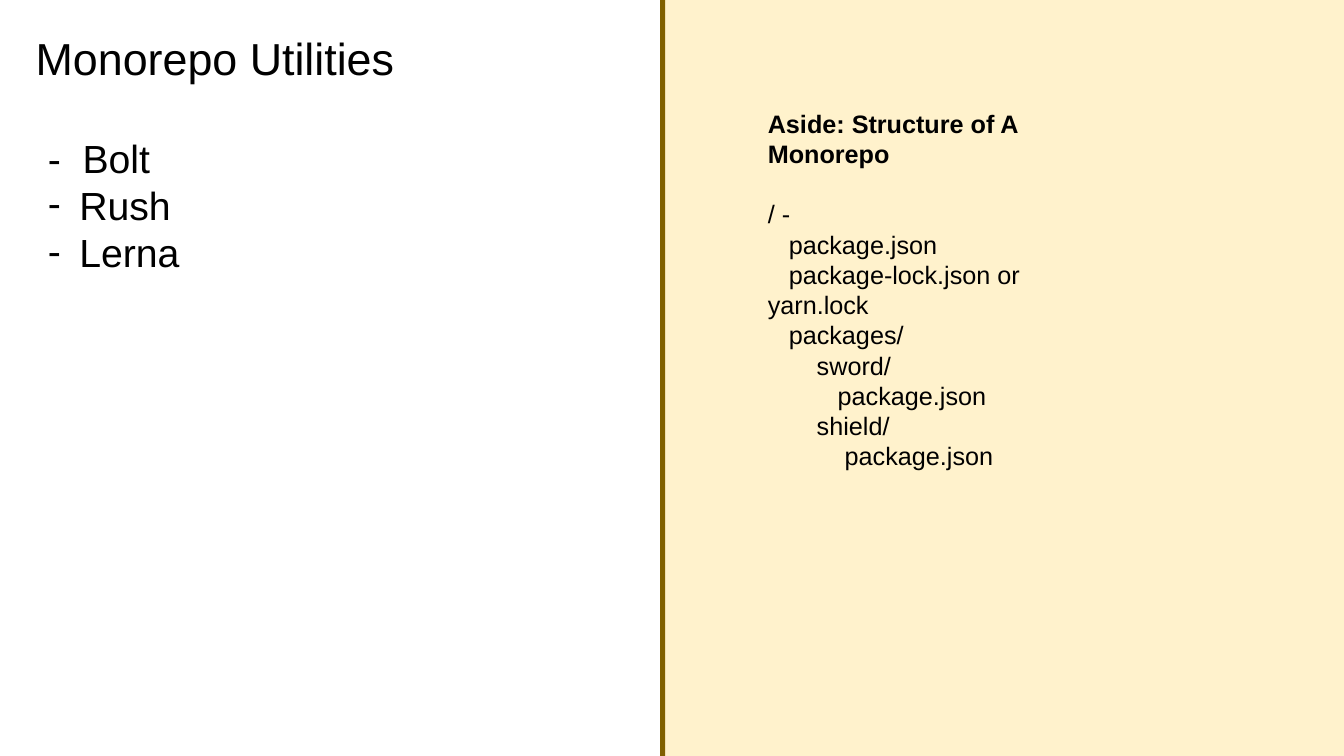
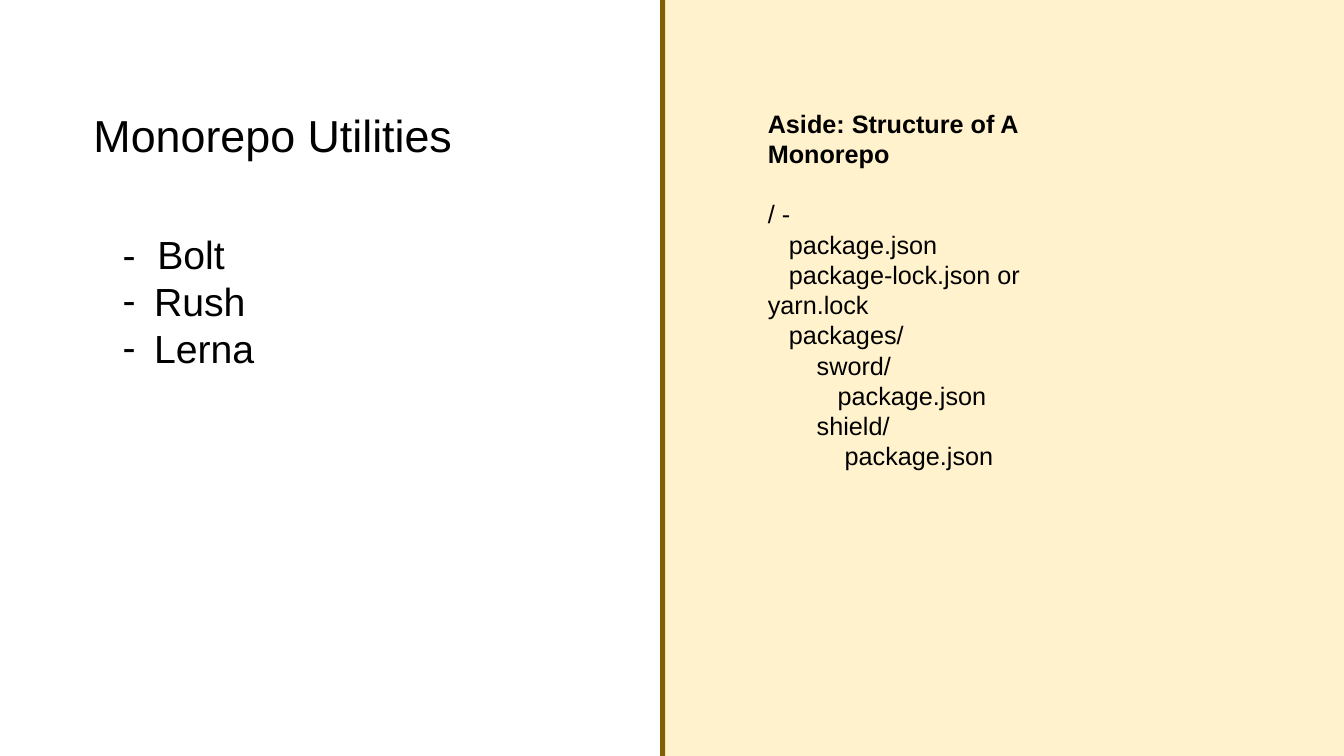
Before and after one commit to EmmaRamirez/taming-the-hydra, a slide deck: slide 4 of taming-the-hydra.pptx. Drawn at 1344x756 pixels with LibreOffice and Linux fonts; fonts in the diff are those of the drawing. Boxes give left, top, right and bottom in pixels: in the first picture for what was removed or moved away, otherwise in the second. Text is boxed around its words. In the diff, an @@ line names an element or a change of style, - is before the commit and + after.

```diff
--- a/taming-the-hydra.pptx
+++ b/taming-the-hydra.pptx
@@ text "Monorepo Utilities": place and size @@
-text "Monorepo Utilities" at (36,42,394,84)
+text "Monorepo Utilities" at (93,119,452,161)
@@ text "- Bolt": place and size @@
-text "- Bolt" at (79,144,179,268)
+text "- Bolt" at (154,240,254,364)
```
Also in this commit, not shown: 1 other slide changed, 1 slide removed.
